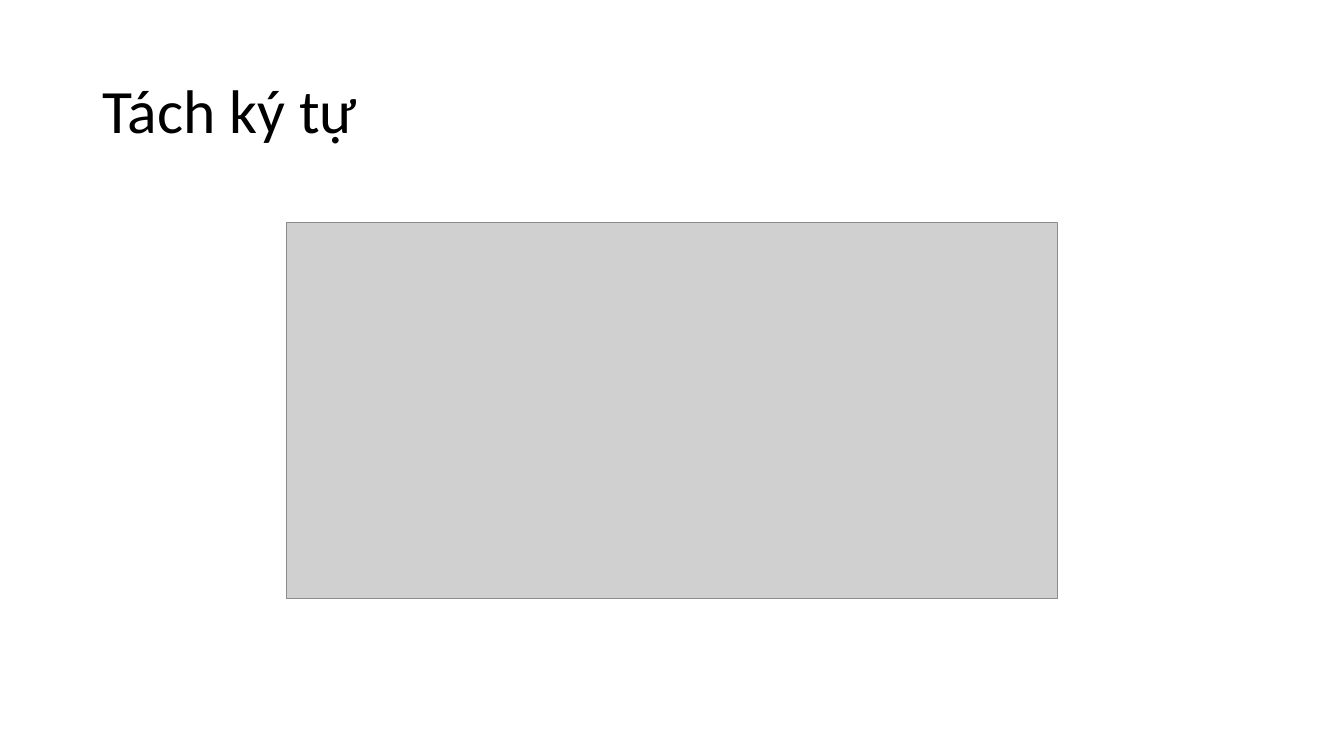
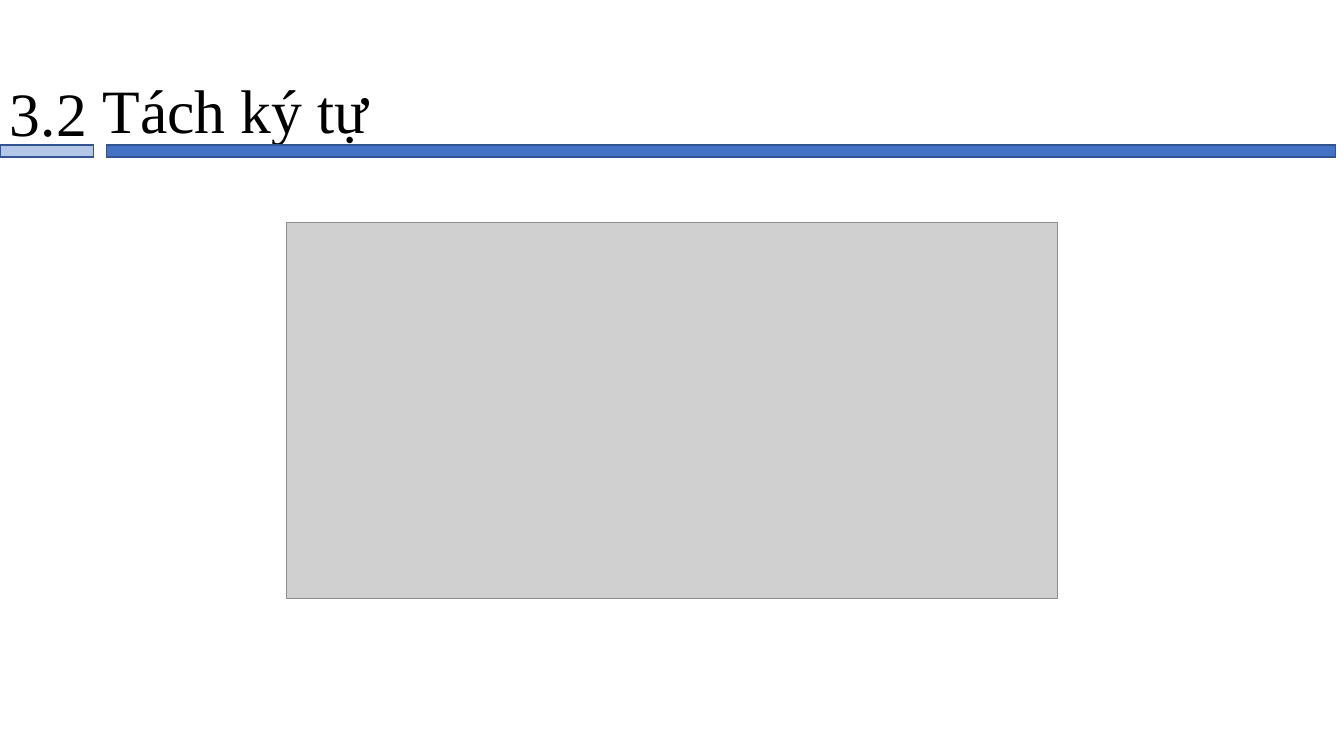
Before and after one commit to datdao999/graduation_project, a slide deck: slide 15 of thuyet_trinh_tot nghiep.pptx (slide 16 before the commit). Drawn at 1344x756 pixels with LibreOffice and Linux fonts; fonts in the diff are those of the drawing; grey boxes stand for pictures. Boxes give left, top, right and bottom in pixels: in the first picture for what was removed or moved away, otherwise in the second. Text is boxed around its words. In the diff, an @@ line names an element or a change of style, - is before the commit and + after.

```diff
--- a/thuyet_trinh_tot nghiep.pptx
+++ b/thuyet_trinh_tot nghiep.pptx
@@ title "Tách ký tự" at box(102, 90, 368, 144): font Calibri to Times New Roman @@
@@ text added at box(10, 95, 87, 148), 44 pt, text #000000 @@
+3.2
@@ rectangle added at box(0, 145, 94, 157), fill #B4C7E7, outline #325491 1 pt @@
@@ rectangle added at box(106, 145, 1335, 157), fill #4472C4, outline #325491 1 pt @@
```
Also in this commit, not shown: 5 other slides changed, 12 slides added, 20 slides removed, 8 other files.
